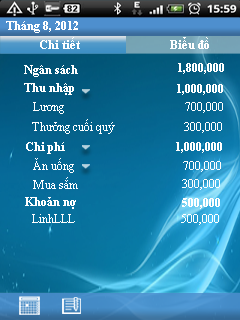
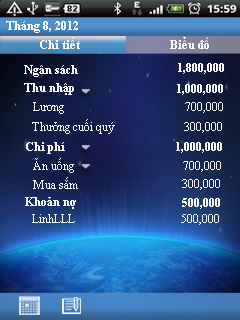
Revision of a layered 240x320 image; what changed, layer by layer:
hid "BG_2" over [0, 0, 240, 320]
added layer "Layer 2" above "Layer 0" over [0, 36, 240, 320]
